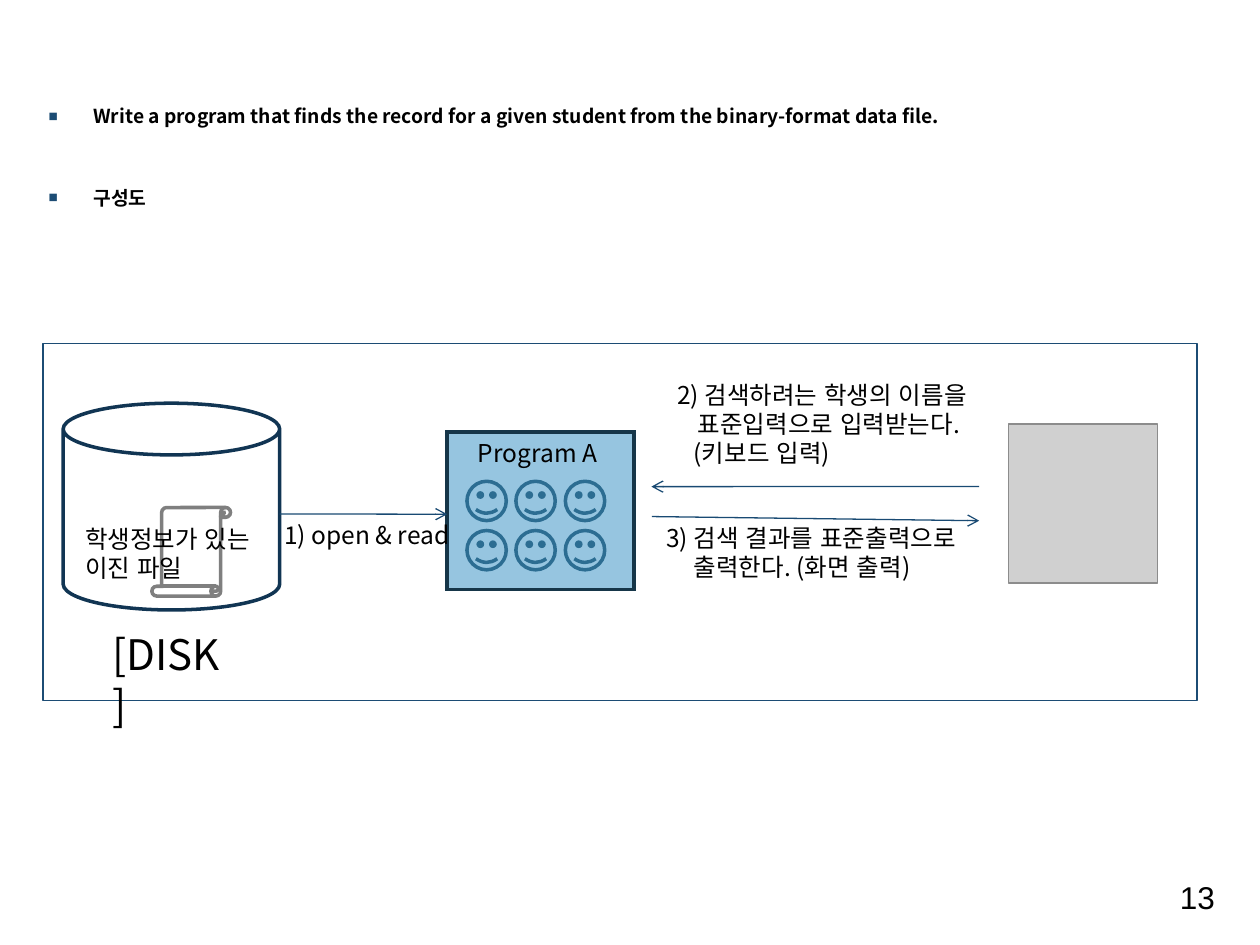
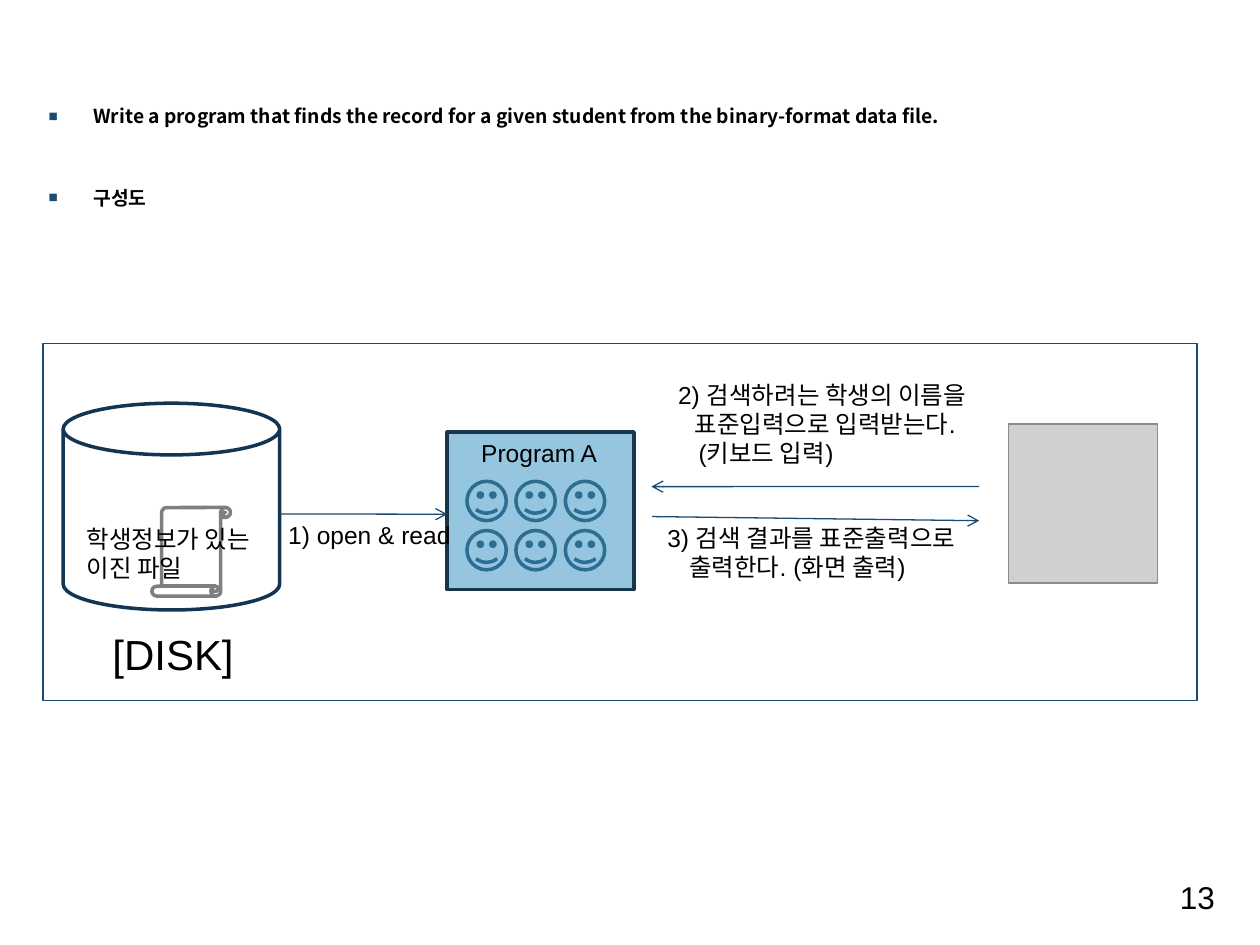
Before and after one commit to jun-hu/Database, a slide deck: slide 13 of 실습자료/LAB1 - file manipulation.ppt. Drawn at 1260x945 pixels with LibreOffice and Linux fonts; fonts in the diff are those of the drawing; grey boxes stand for pictures; background and template pictures are left out. Boxes give left, top, right and bottom in pixels: in the first picture for what was removed or moved away, otherwise in the second. Text is boxed around its words. In the diff, an @@ line names an element or a change of style, - is before the commit and + after.

```diff
--- a/실습자료/LAB1 - file manipulation.ppt
+++ b/실습자료/LAB1 - file manipulation.ppt
@@ font Noto Sans CJK KR to Arial in 6 elements at bbox=[112, 639, 233, 679], bbox=[667, 526, 955, 581], bbox=[678, 383, 966, 467], bbox=[86, 523, 250, 583], bbox=[288, 525, 450, 550], bbox=[481, 445, 597, 467] @@
```
Also in this commit, not shown: 6 other slides changed, 54 other files.
